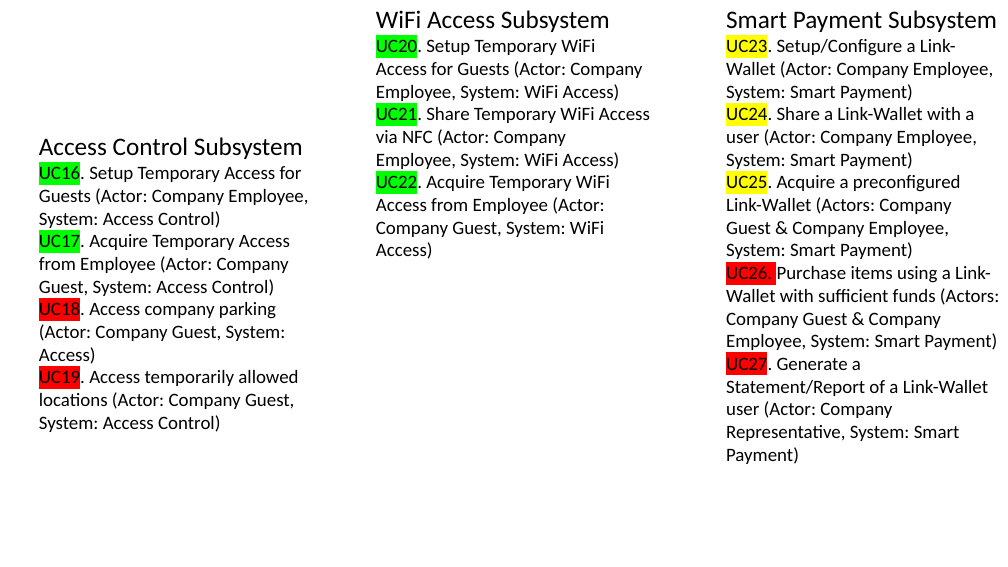
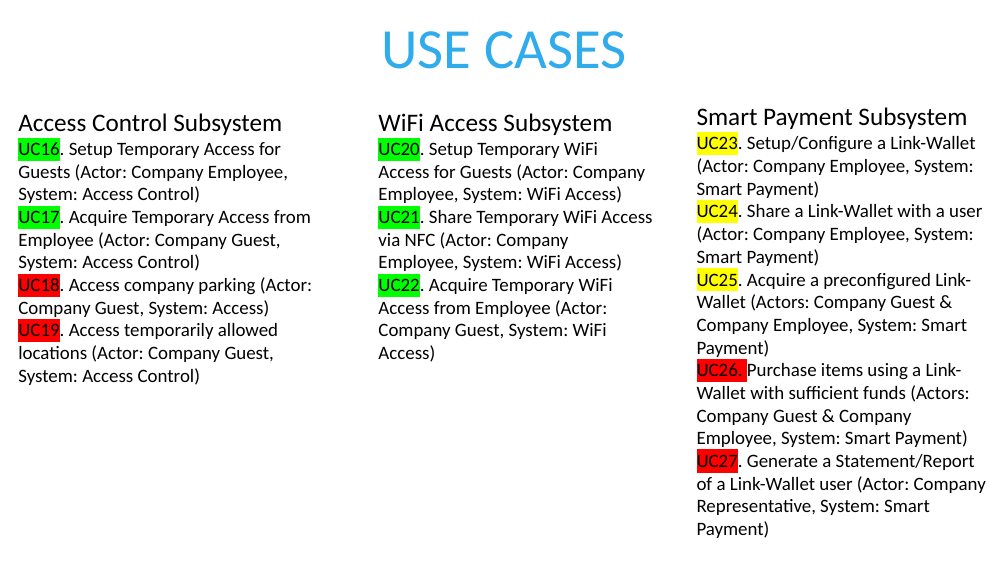
Before and after one commit to cos301-2019-se/Smart-NFC-Card-Applications, a slide deck: slide 5 of Documentation/Demo 3/Demo3 Presentation.pptx. Drawn at 1008x567 pixels with LibreOffice and Linux fonts; fonts in the diff are those of the drawing; background and template pictures are left out. Boxes give left, top, right and bottom in pixels: in the first picture for what was removed or moved away, otherwise in the second. Text is boxed around its words. In the diff, an @@ line names an element or a change of style, - is before the commit and + after.

```diff
--- a/Documentation/Demo 3/Demo3 Presentation.pptx
+++ b/Documentation/Demo 3/Demo3 Presentation.pptx
@@ text added at (381,31,626,69), 54 pt, text #30ACEC @@
+USE CASES
@@ text "Access Control Subsystem" rewrapped from (39,137,308,432) to (18,113,312,385) @@
@@ text "WiFi Access Subsystem": place and size @@
-text "WiFi Access Subsystem" at (376,10,650,259)
+text "WiFi Access Subsystem" at (378,113,652,362)
@@ text "Smart Payment Subsystem" rewrapped from (726,10,999,464) to (697,107,986,538) @@
```
Also in this commit, not shown: 9 other slides changed, 1 slide added, 3 slides removed.
